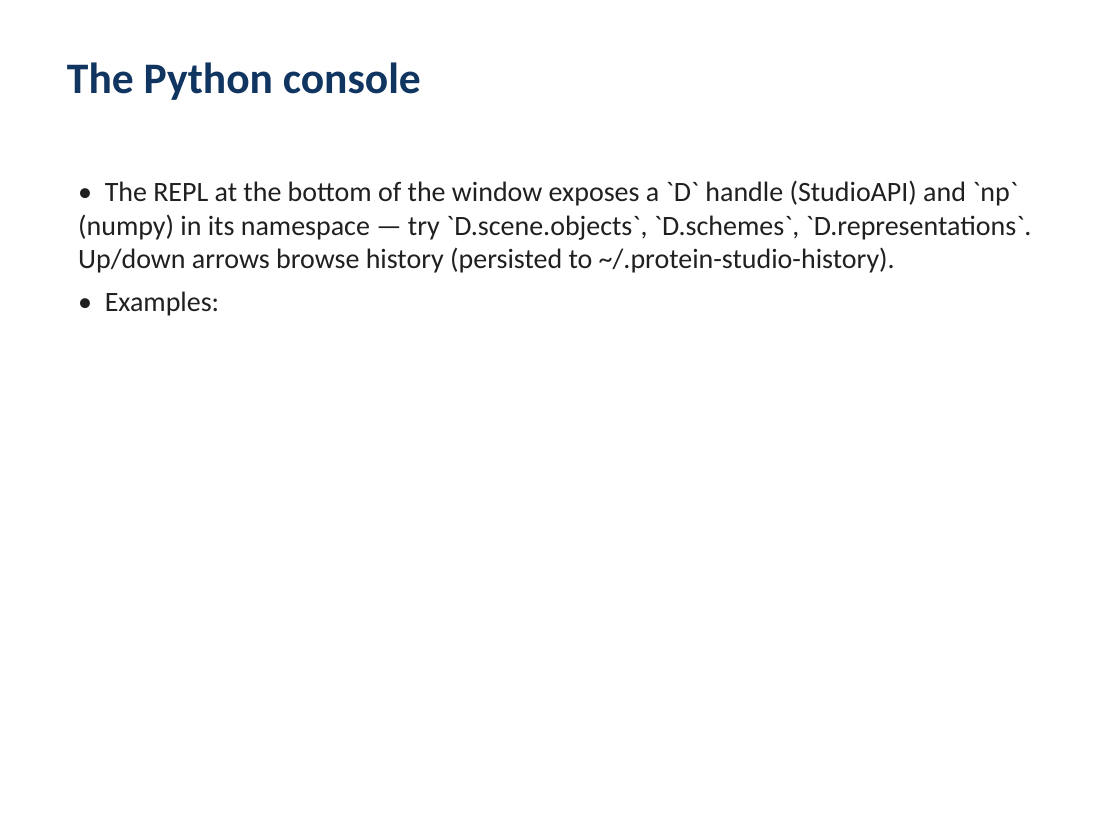
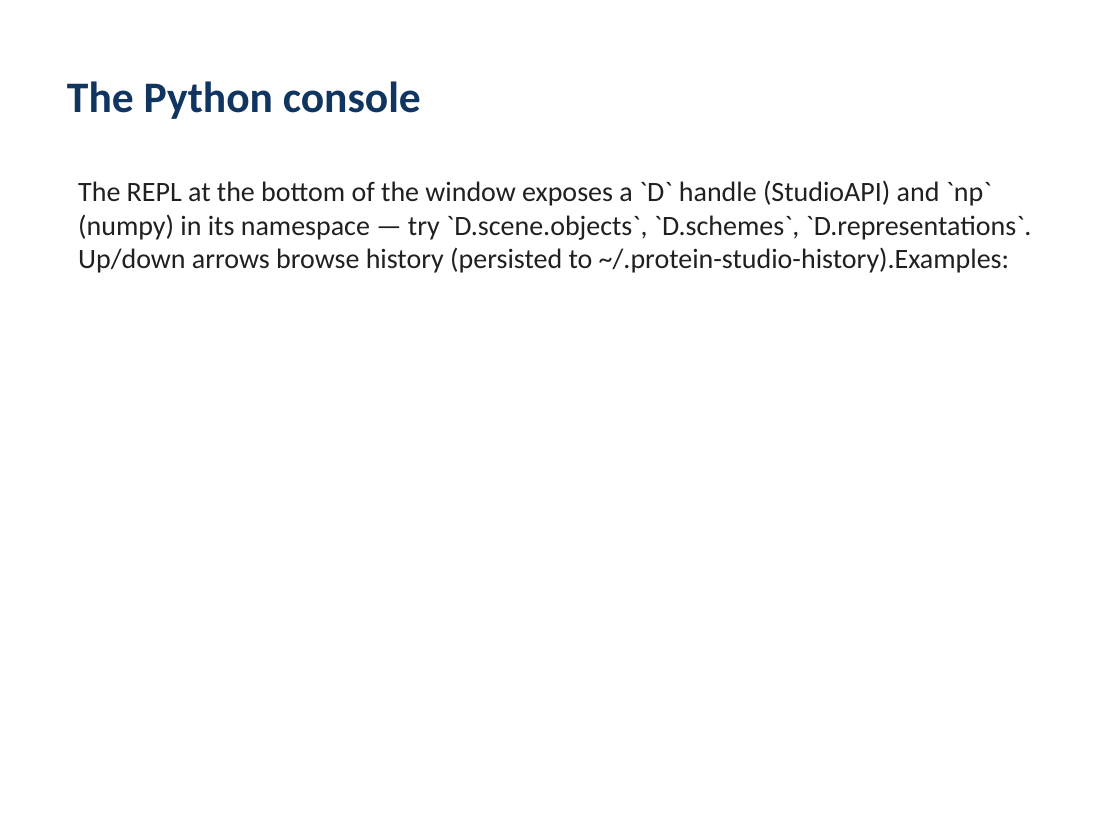
Before and after one commit to kekegg/protein-studio, a slide deck: slide 9 of docs/UserGuide.pptx (slide 8 before the commit). Drawn at 1120x840 pixels with LibreOffice and Linux fonts; fonts in the diff are those of the drawing. Boxes give left, top, right and bottom in pixels: in the first picture for what was removed or moved away, otherwise in the second. Text is boxed around its words. In the diff, an @@ line names an element or a change of style, - is before the commit and + after.

Commit message:
Redo documentation generation with Node toolchain
Replace docs/generate_docs.py (python-docx + python-pptx) with
docs/generate_docs.mjs (docx v9 + pptxgenjs v3). The single content
source feeds both renderers — change DEVELOPER_GUIDE / USER_GUIDE
once, both .docx and .pptx update.

Build is one npm command:

    cd docs && npm install && npm run build

The new generator:
  - Uses ES modules and the latest docx/pptxgenjs APIs
  - Adds an MCP server section (Tools menu / toolbar pill / status bar)
    and a per-SS ribbon entry to keep the developer guide current
  - Adds an MCP user-guide section explaining the in-app start/stop
    controls and what tools the agent exposes
  - Renders code blocks with a thin gray border + Consolas text in
    dark green (matches the existing palette)
  - Silently skips missing screenshots so a partial docs/screenshots/
    directory doesn't break the build

docs/README.md documents the toolchain, content model, and how to
verify the outputs (unzip + grep). node_modules is gitignored.

```diff
--- a/docs/UserGuide.pptx
+++ b/docs/UserGuide.pptx
@@ text "The Python console" at (67,81,421,119): vertical alignment top to middle @@
@@ text at (78,180,1032,273): text changed @@
-• The REPL at the bottom of the window exposes a `D` handle (StudioAPI) and `np` (numpy) in its namespace — try `D.scene.objects`, `D.schemes`, `D.representations`. Up/down arrows browse history (persisted to ~/.protein-studio-history).
-• Examples:
+The REPL at the bottom of the window exposes a `D` handle (StudioAPI) and `np` (numpy) in its namespace — try `D.scene.objects`, `D.schemes`, `D.representations`. Up/down arrows browse history (persisted to ~/.protein-studio-history).Examples:
```
Also in this commit, not shown: 10 other slides changed, 1 slide added, 8 other files.
